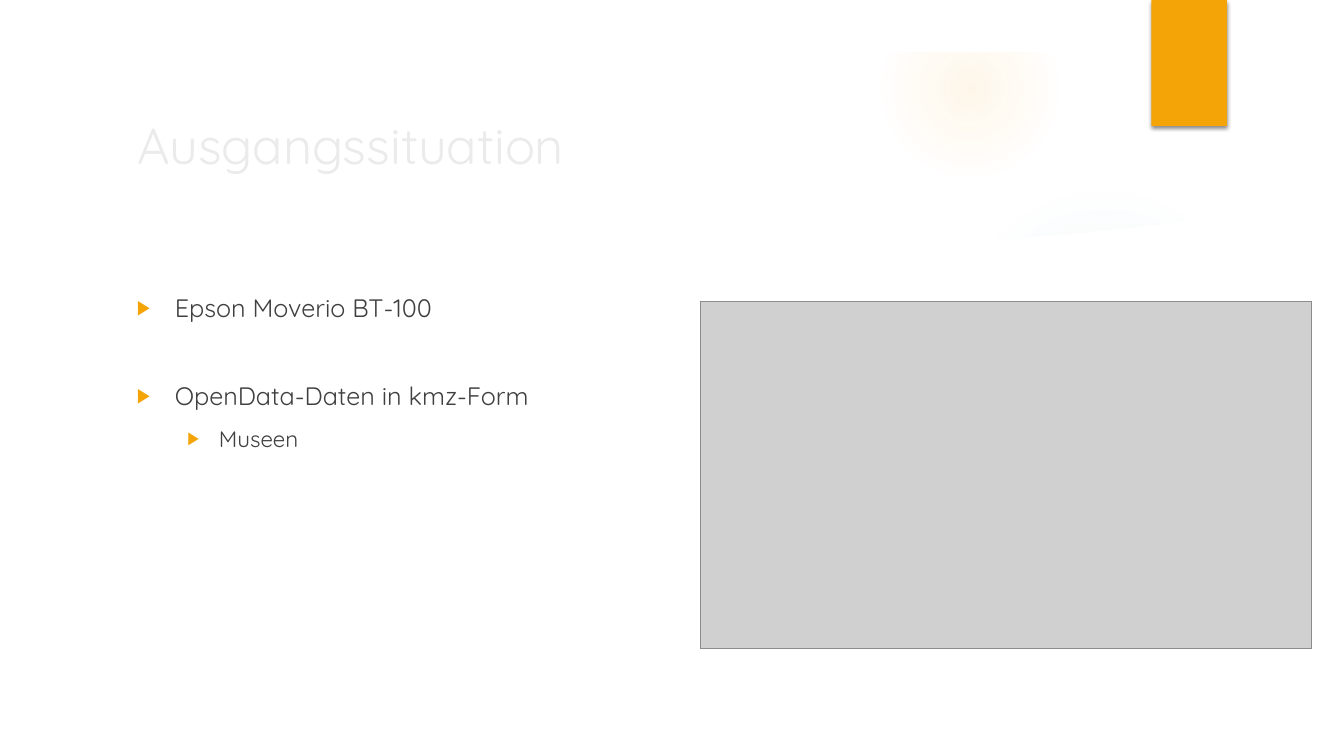
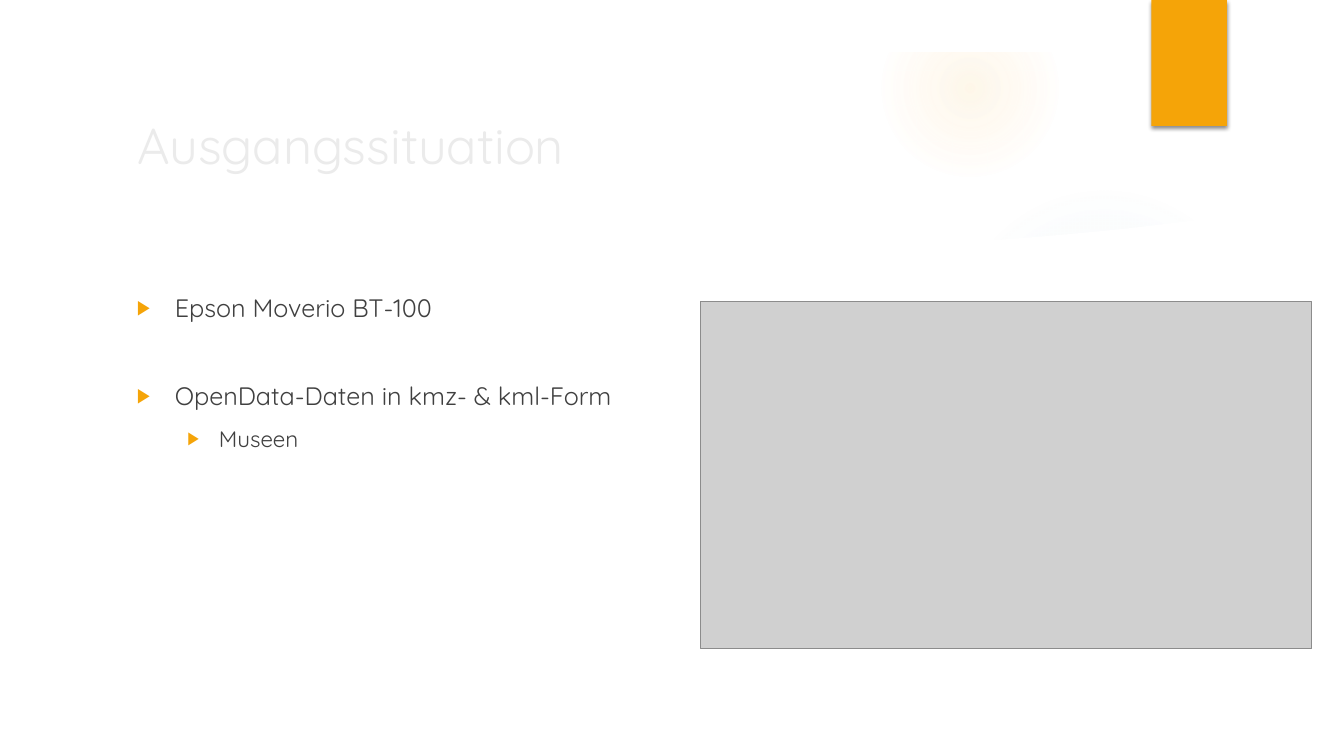
Before and after one commit to FerdinandBrunauer/Diplomarbeit, a slide deck: slide 5 of Planung/Präsentation/Präsentation.pptx. Drawn at 1344x756 pixels with LibreOffice and Linux fonts; fonts in the diff are those of the drawing; grey boxes stand for pictures; background and template pictures are left out. Boxes give left, top, right and bottom in pixels: in the first picture for what was removed or moved away, otherwise in the second. Text is boxed around its words. In the diff, an @@ line names an element or a change of style, - is before the commit and + after.

```diff
--- a/Planung/Präsentation/Präsentation.pptx
+++ b/Planung/Präsentation/Präsentation.pptx
@@ text at box(175, 386, 612, 410): text changed @@
-▶ OpenData-Daten in kmz-Form
+▶ OpenData-Daten in kmz- & kml-Form
```
Also in this commit, not shown: 2 other slides changed, 7 slides added, 1 slide removed, 3 other files.
